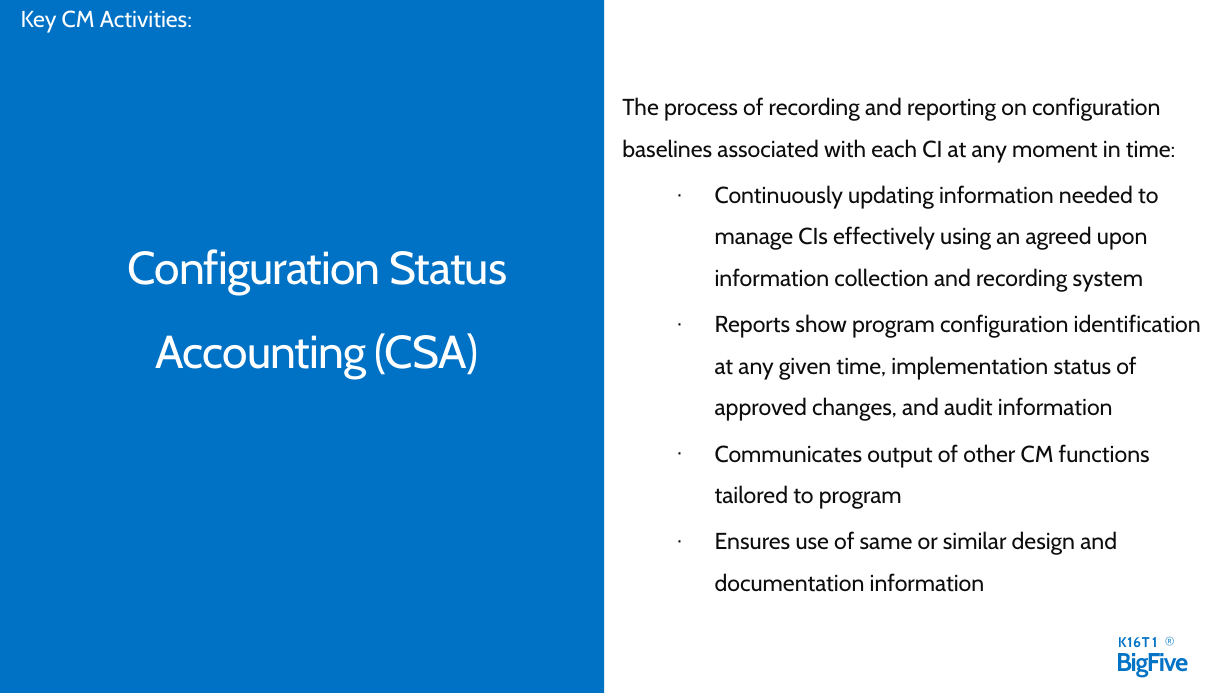
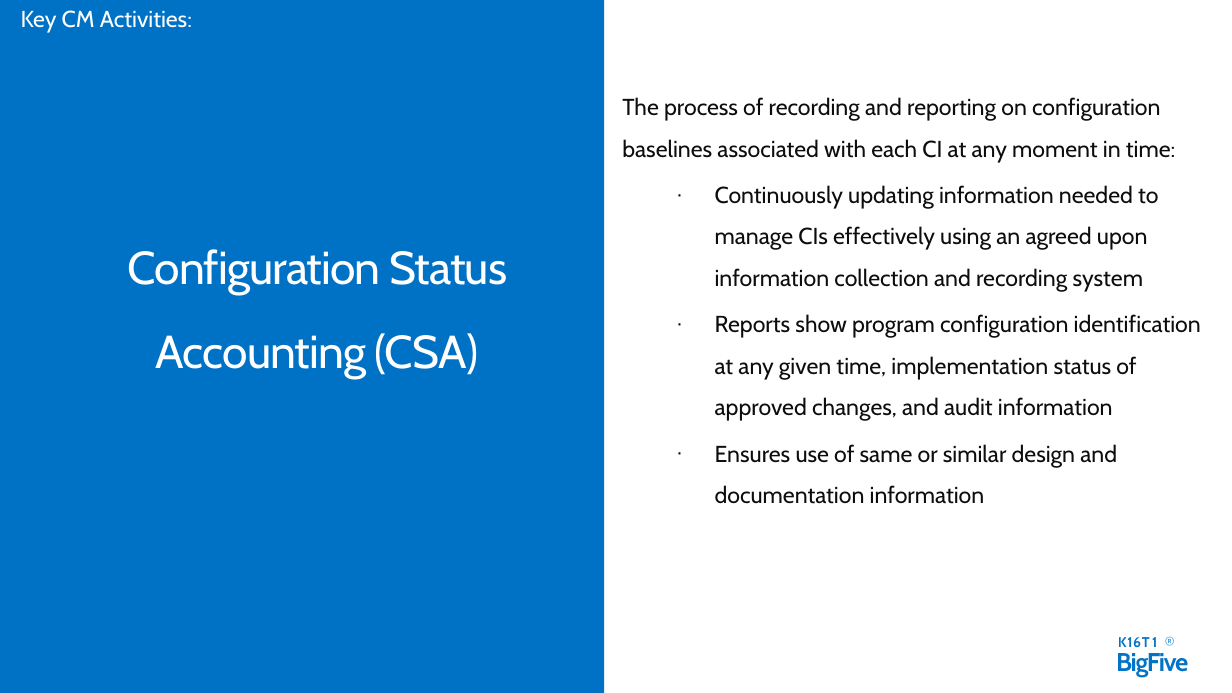
Before and after one commit to daotk/cdkpt, a slide deck: slide 19 of SPQM/Team Assignment/Final/CM_Final_0501.pptx (slide 20 before the commit). Drawn at 1232x693 pixels with LibreOffice and Linux fonts; fonts in the diff are those of the drawing. Boxes give left, top, right and bottom in pixels: in the first picture for what was removed or moved away, otherwise in the second. Text is boxed around its words. In the diff, an @@ line names an element or a change of style, - is before the commit and + after.

```diff
--- a/SPQM/Team Assignment/Final/CM_Final_0501.pptx
+++ b/SPQM/Team Assignment/Final/CM_Final_0501.pptx
@@ text at box(715, 444, 1150, 509): paragraph removed @@
-  · Communicates output of other CM functions tailored to program
```
Also in this commit, not shown: 1 other slide changed, 1 slide removed.
